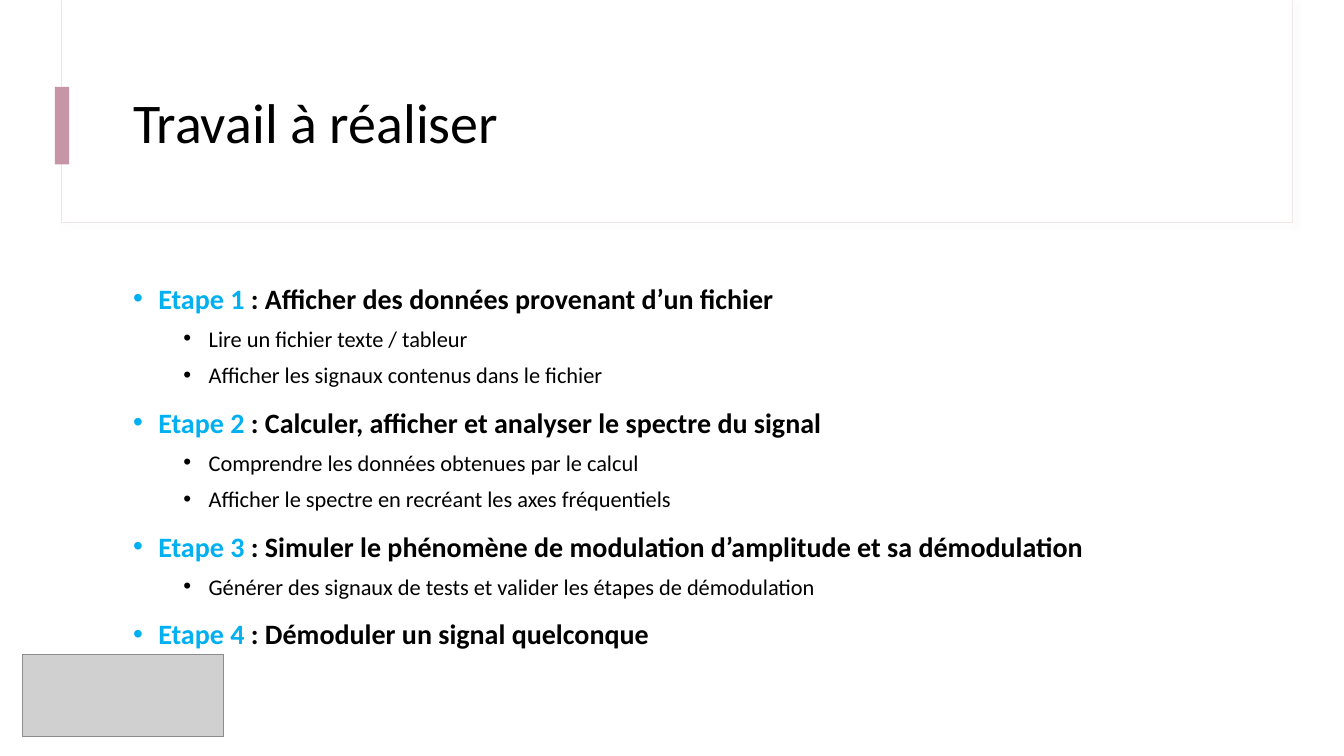
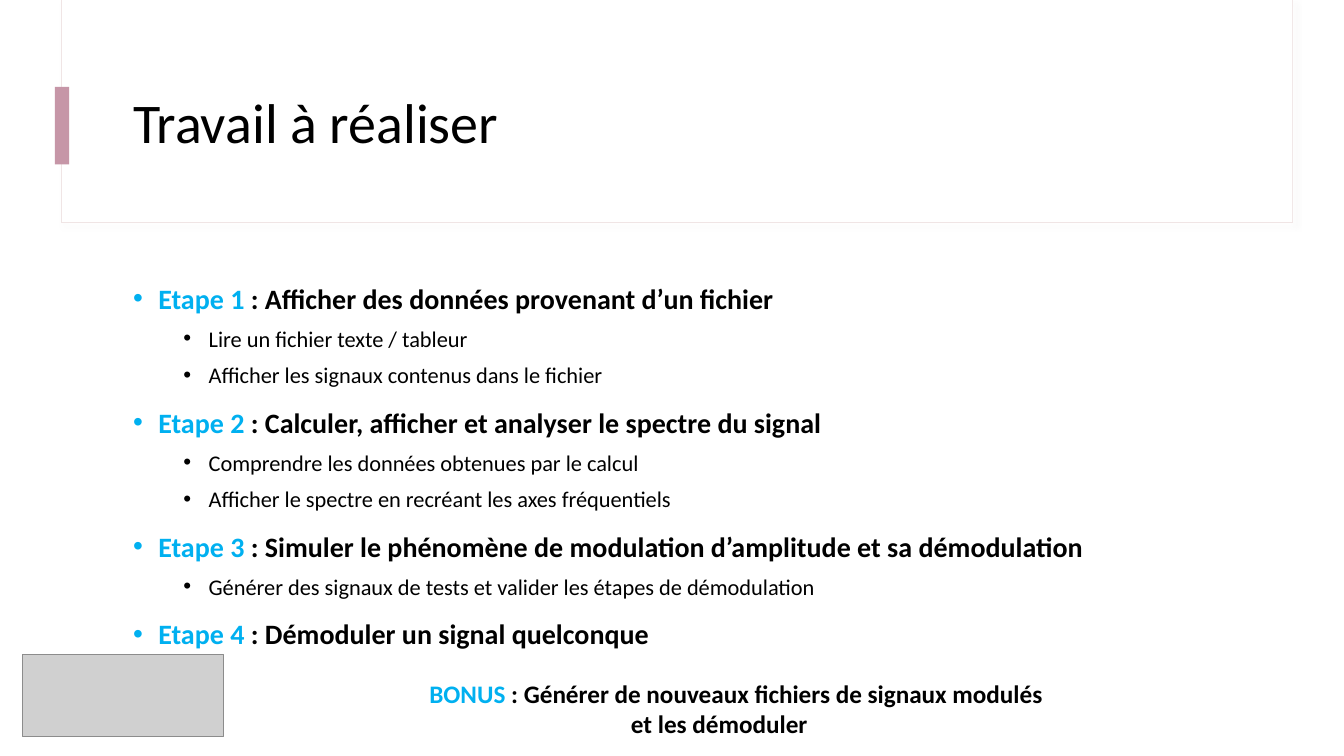
Before and after one commit to IOGS-Digital-Methods/semester-5, a slide deck: slide 6 of ONIP/onip_b3_traitement_1D/B3_0_Deroulement.pptx. Drawn at 1344x756 pixels with LibreOffice and Linux fonts; fonts in the diff are those of the drawing; grey boxes stand for pictures. Boxes give left, top, right and bottom in pixels: in the first picture for what was removed or moved away, otherwise in the second. Text is boxed around its words. In the diff, an @@ line names an element or a change of style, - is before the commit and + after.

```diff
--- a/ONIP/onip_b3_traitement_1D/B3_0_Deroulement.pptx
+++ b/ONIP/onip_b3_traitement_1D/B3_0_Deroulement.pptx
@@ text added at (x1=429, y1=685, x2=1042, y2=734), 18 pt, text #000000, bold @@
+BONUS : Générer de nouveaux fichiers de signaux modulés
+et les démoduler
```
Also in this commit, not shown: 2 other slides changed, 1 slide added, 4 other files.
